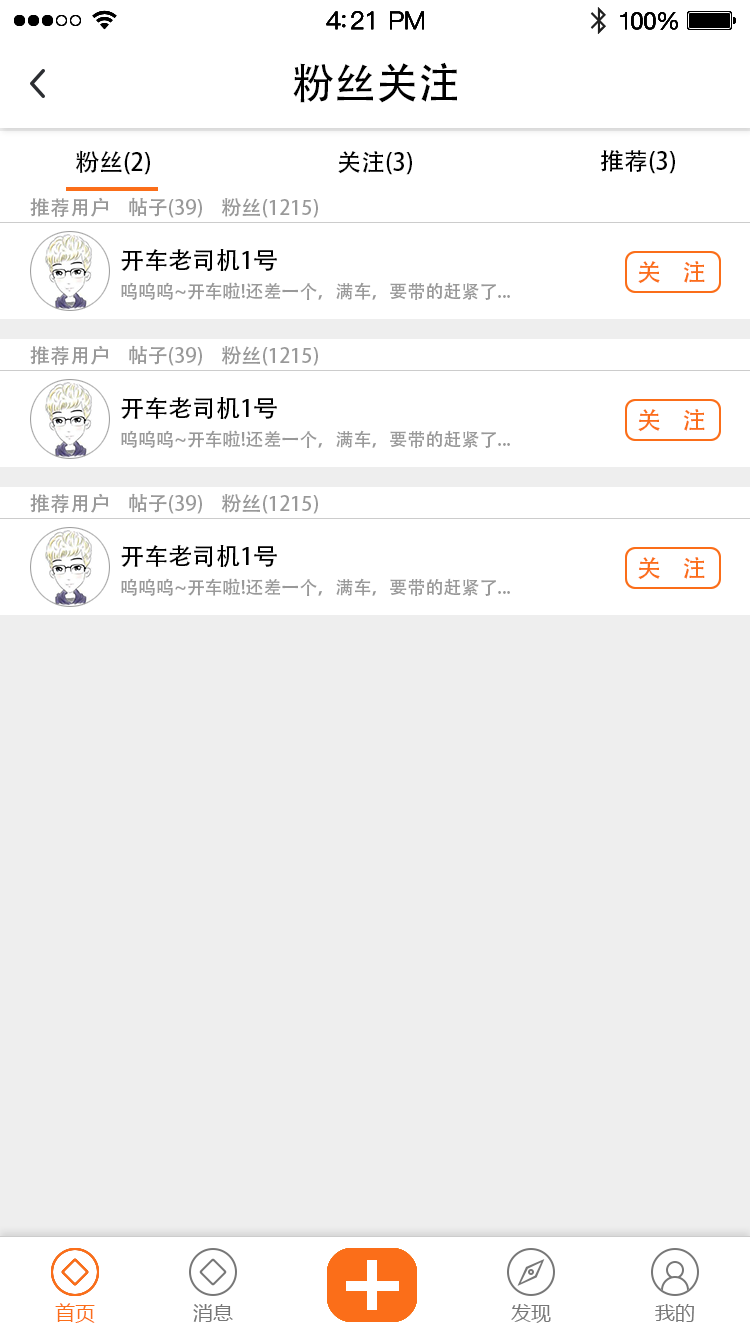
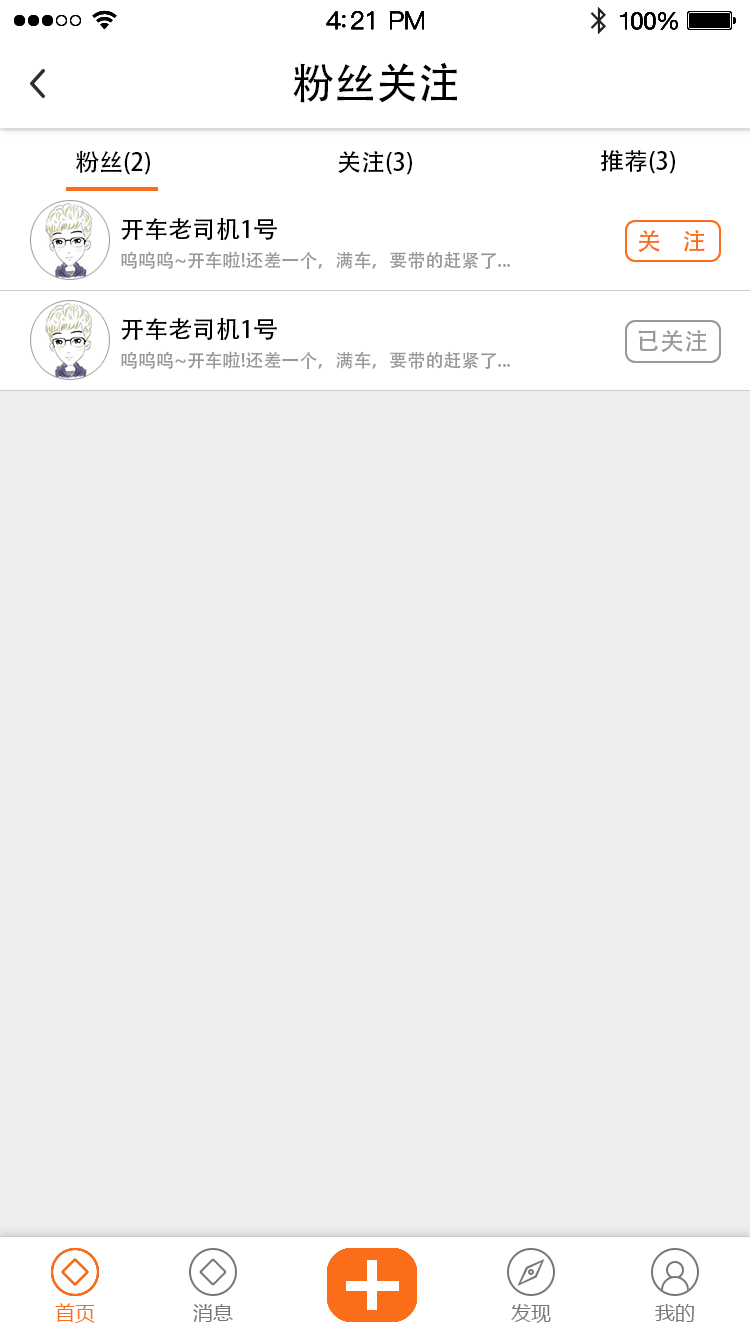
Layers edited between the first and the second 750×1334 image:
hid group "推荐" (39 layers) over [0, 197, 750, 615]
showed group "粉丝" (1st of 2) (18 layers) over [0, 197, 750, 391]
